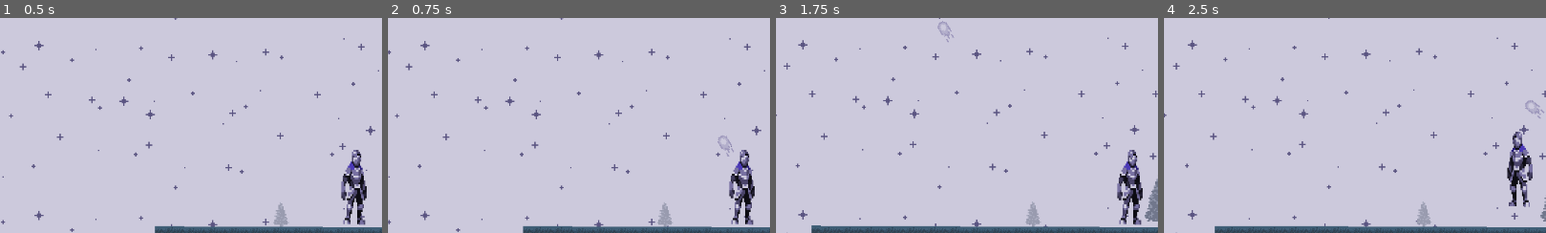
Above: before the commit, frames 1-4 (left to right).
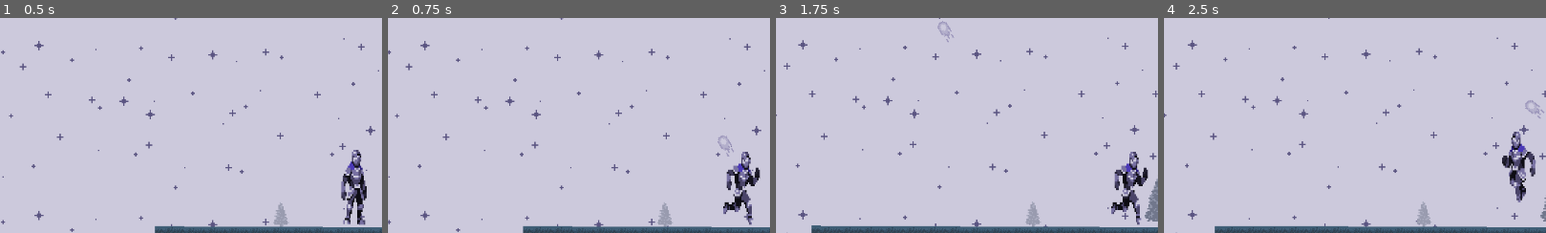
Above: after the commit, the same moments.

Repository: hugoc7/AbyssGameJam
Game: Godot game, scene res://levels/level_Amaury_debug2.tscn
Same seed, same stepped clock (60 frames per second), same inputs: the game is played once before the commit and once after it. This scene is started directly instead of the project's main scene.
Inputs (mouse positions are % of the whole screen's width and height, from its top left):
- Up to frame 1 (0.5 s): no input
- Up to frame 2 (0.75 s): tap Enter at 0.5 s; move the mouse to (45, 70) at 0.52 s; hold D (move_right) from 0.53 s (still down); hold Right mouse button (attack_range) from 0.53 s (still down)
- Up to frame 3 (1.75 s): keep holding D (move_right); tap W (jump) at 0.77, 1.07, 1.52, 1.55 s; click (45, 70) at 0.8 s; move the mouse to (80, 65) at 1.27 s; release Right mouse button (attack_range) at 1.28 s; click (80, 65) at 1.35 s
- Up to frame 4 (2.5 s): tap W (jump) at 1.82, 2.1 s; move the mouse to (20, 35) at 2.02 s; release D (move_right) at 2.03 s; hold A (move_left) from 2.03 s (still down); hold Right mouse button (attack_range) from 2.03 s (still down)
The pictures show only the part of the screen within x 4-54%, y 45-95%; the shares and areas given below are measured in that part.

Frame 1 is identical in both runs. In frame 2, 1.5% of the frame differs, in the area x 87-98%, y 61-97%; in frame 3, 1.5%; in frame 4, 1.4%.

Commit message:
add state machin to player + run anim + invincibility

Diff:
--- a/player/player.gd
+++ b/player/player.gd
@@ -8,6 +8,7 @@
 @export var fireball : PackedScene
 @export var fireball_speed = 400.0
 
+enum {IDLE, RUN, ATTACK, DYING, JUMP}
 
 # Get the gravity from the project settings to be synced with RigidBody nodes.
 var gravity = ProjectSettings.get_setting("physics/2d/default_gravity")
@@ -15,22 +16,24 @@
 var is_short_attack_on_cooldown = false
 var is_range_attack_on_cooldown = false
 var color_as_text = "white"
-var is_dying = false
+var state = IDLE
+var is_invincible = false
+const FLOAT_PRECISION = 0.0001
 
 func take_damage(damage: int):
-	if is_dying:
+	if state == DYING:
 		return
-	set_animation("hit")
 	life -= damage
 	if life < 0:
 		life = 0
-		is_dying = true
-		set_animation("death")
+		state = DYING
+	else:
+		is_invincible = true
+		$InvincibilityTimer.start()
 	emit_signal("life_changed", life)
 
 func short_attack():
 	var other_areas: Array[Area2D] = $Body/AttackArea.get_overlapping_areas()
-	print_debug("player short atk")
 	is_short_attack_on_cooldown = true
 	$ShortAttackCooldownTimer.start()
 	if other_areas.is_empty():
@@ -64,15 +67,15 @@
 	$Body/Sprite.animation = anim + "_" + color_as_text
 
 func _ready():
-	set_animation("idle")
 	emit_signal("life_changed", life)
 	$ShortAttackTimer.timeout.connect(short_attack)
 	$ShortAttackCooldownTimer.timeout.connect(reset_short_attack_cooldown)
 	$RangeAttackCooldownTimer.timeout.connect(reset_range_attack_cooldown)
 	$Body/Sprite.play()
+	$Body/Sprite.animation_looped.connect(_on_sprite_animation_looped)
 
 func _physics_process(delta):
-	if is_dying:
+	if state == DYING:
 		return
 	# Add the gravity.
 	if not is_on_floor():
@@ -80,31 +83,67 @@
 
 	# Handle jump.
 	if Input.is_action_just_pressed("jump") and is_on_floor():
-		velocity.y = jump_velocity
+		if state == IDLE or state == RUN:
+			velocity.y = jump_velocity
 
 	# Get the input direction and handle the movement/deceleration.
 	# As good practice, you should replace UI actions with custom gameplay actions.
 	var direction = Input.get_axis("move_left", "move_right")
-	if direction:
-		velocity.x = direction * speed
-		$Body.scale.x = sign(direction)
+	if abs(direction) > FLOAT_PRECISION:
+		if state == IDLE or state == RUN or state == JUMP:
+			velocity.x = direction * speed
+			$Body.scale.x = sign(direction)
 	else:
 		velocity.x = move_toward(velocity.x, 0, speed)
 
+	print_debug("velocity:", velocity.x)
+	update_player_state(is_on_floor(), direction, velocity.x)
+
 	move_and_slide()
 
+#calulate new player state
+func update_player_state(is_on_floor: bool, direction_input: float, velocity_x: float):
+	if state != ATTACK or is_invincible:
+		if not is_on_floor:
+			state = JUMP
+		else:
+			if abs(direction_input) > FLOAT_PRECISION and abs(velocity_x) > FLOAT_PRECISION:
+				state = RUN
+			else:
+				state = IDLE
+
+func _process(delta):
+	#set animation
+	if is_invincible:
+		set_animation("hit")
+	else:
+		match state:
+			IDLE:
+				set_animation("idle")
+			ATTACK:
+				set_animation("atk")
+			RUN:
+				set_animation("run")
+			JUMP:
+				set_animation("jump")
+			DYING:
+				set_animation("death")
+
+
 func _unhandled_input(event):
-	if is_dying:
+	if state == DYING:
 		return
 	if event.is_action_pressed("attack_short") and not is_short_attack_on_cooldown:
 		$ShortAttackTimer.start()
-		set_animation("atk")
+		state = ATTACK
 	if event.is_action_pressed("attack_range") and not is_range_attack_on_cooldown:
 		range_attack()
-	if event is InputEventMouseMotion:
-		var mouse = get_global_mouse_position()
+
+
+func _on_invincibility_timer_timeout():
+	is_invincible = false
 
 
 func _on_sprite_animation_looped():
-	if not is_dying:
-		set_animation("idle")
+	if state == ATTACK:
+		state = IDLE
--- a/player/player.tscn
+++ b/player/player.tscn
@@ -781,4 +781,7 @@
 [node name="SwordHitSound" type="AudioStreamPlayer2D" parent="."]
 stream = ExtResource("4_b1xjc")
 
-[connection signal="animation_looped" from="Body/Sprite" to="." method="_on_sprite_animation_looped"]
+[node name="InvincibilityTimer" type="Timer" parent="."]
+one_shot = true
+
+[connection signal="timeout" from="InvincibilityTimer" to="." method="_on_invincibility_timer_timeout"]
